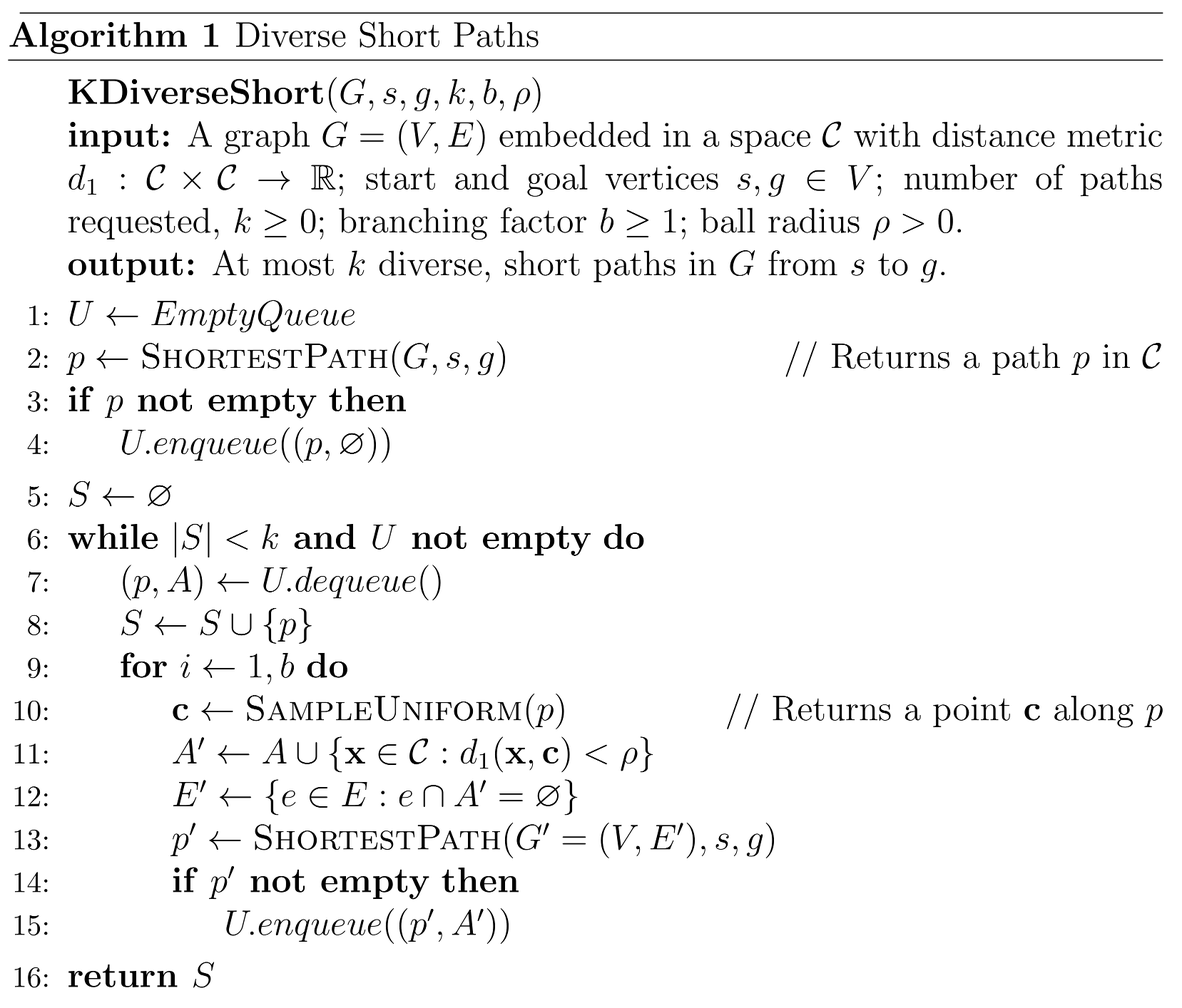
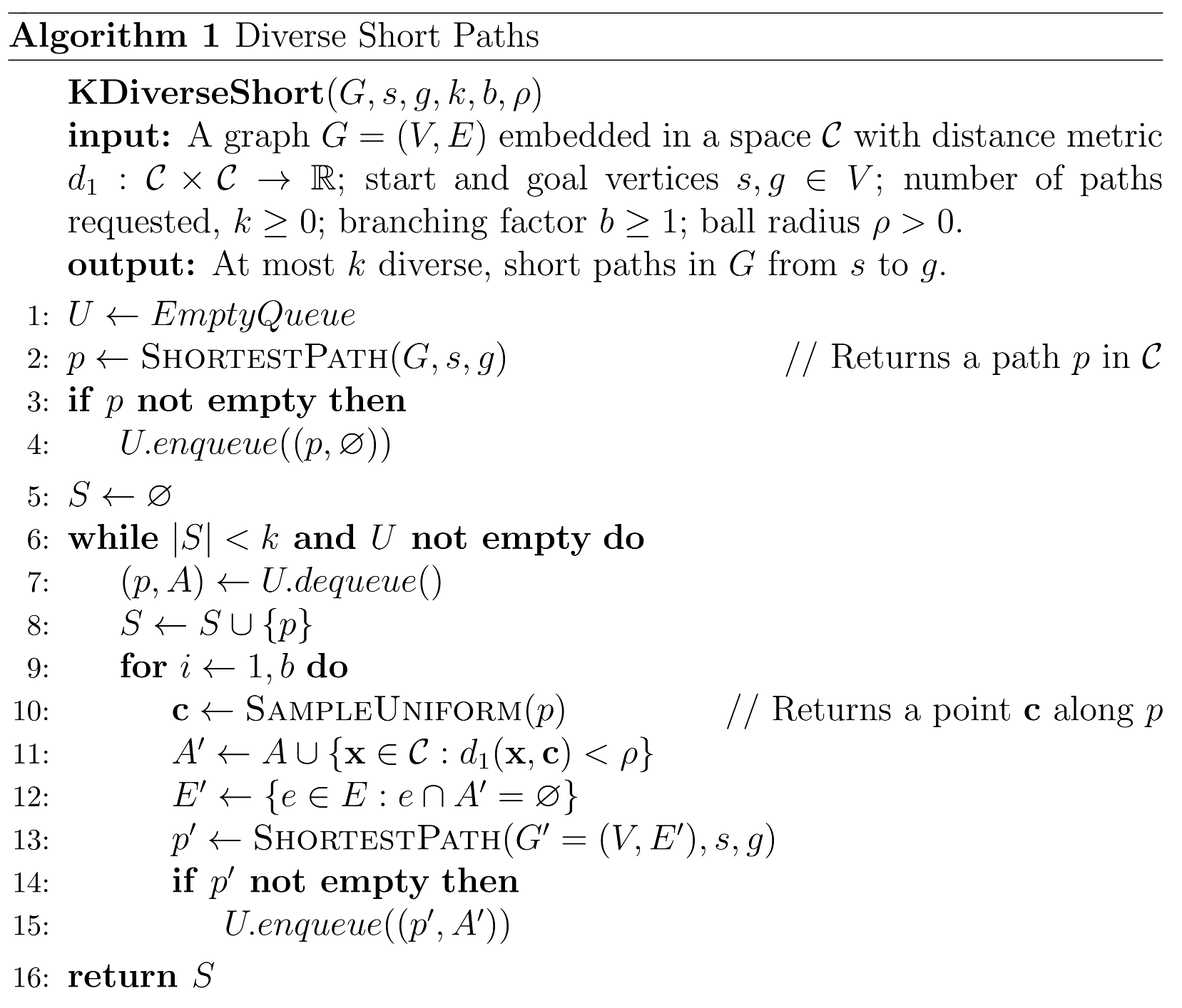
Comparing the layer stacks of the two 1182x1008 images. Changes:
painted on "algorithm.pdf" over (7, 12, 30, 15)
